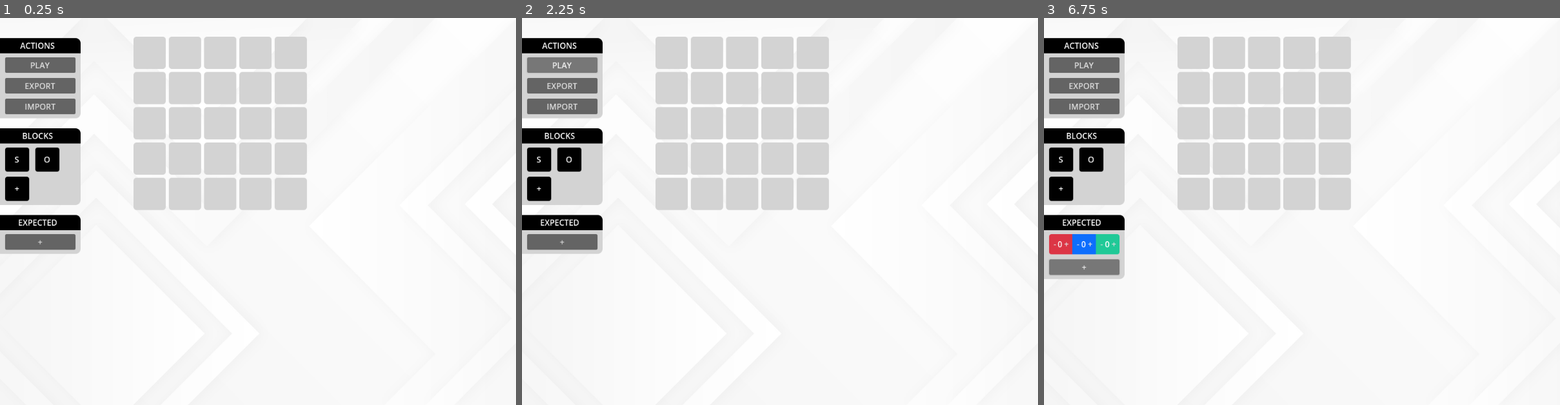
Above: before the commit, frames 1-3 (left to right).
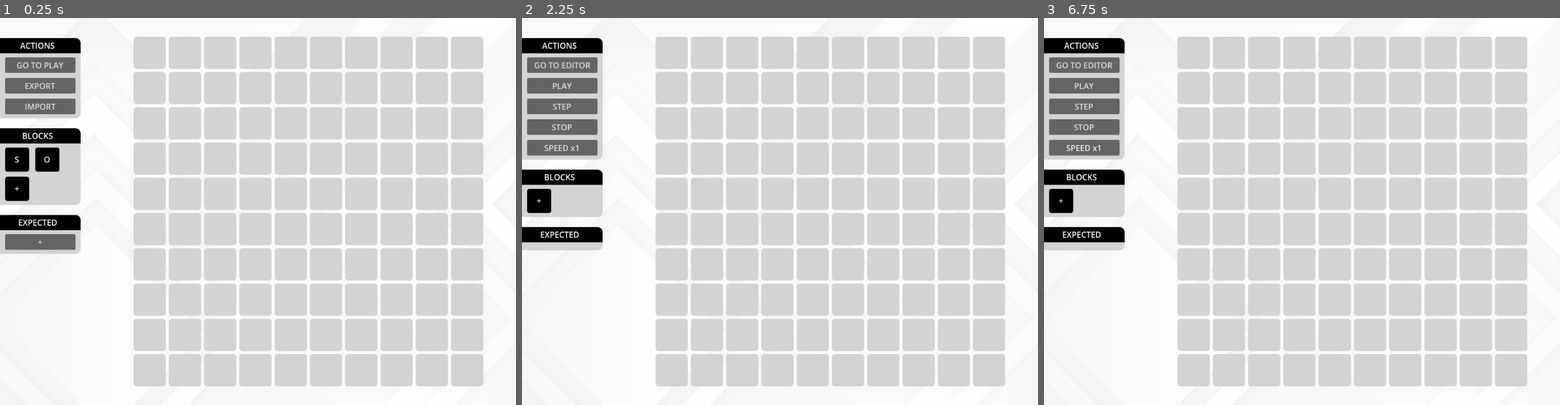
Above: after the commit, the same moments.

Repository: ricoapon/planet-cell
Game: Godot game, scene res://Scenes/Main.tscn
The game is run twice, just before and just after one commit, with the same random seed, the same clock (stepped at 60 frames per second) and the same inputs. Before the commit the project starts from res://Scenes/screens/EditGridScreen.tscn.
Inputs (mouse positions are in pixels of both pictures, inside the frame that each line leads up to):
- Up to frame 1 (0.25 s): no input
- Up to frame 2 (2.25 s): click "EXPORT" at 0.5 s; click "IMPORT" at 1.25 s; click "PLAY" (after the commit: "GO TO PLAY") at 2 s
- Up to frame 3 (6.75 s): click (1085, 64) at 2.75 s, where only the run after the commit has a clickable "GO TO EDITOR"; click "PLAY" (after the commit: "GO TO PLAY") at 3.5 s; click (1085, 107) at 4.25 s, where only the run after the commit has a clickable "STEP"; click (1085, 126) at 5 s, where only the run after the commit has a clickable "STOP"; click (1085, 149) at 5.75 s, where only the run after the commit has a clickable "SPEED x1"; click (1085, 242) at 6.5 s, where only the run before the commit has a clickable "+"

The runs differ from the first frame. In frame 1, 39% of the frame differs, in the area x 3-94%, y 4-96%; in frame 2, 43%; in frame 3, 44%, in the area x 0-94%, y 4-96%.

Commit message:
Add main scene to switch between screens

Diff:
--- /dev/null
+++ b/Scenes/Main.gd
@@ -0,0 +1,37 @@
+extends Control
+
+@onready var EditGridScreenScene = preload("res://scenes/screens/EditGridScreen.tscn")
+@onready var PlayGridScreenScene = preload("res://scenes/screens/PlayGridScreen.tscn")
+@onready var MenuScreenScene = preload("res://scenes/screens/MenuScreen.tscn")
+
+var current_screen
+
+func _ready():
+	# At some point I should switch this to load_editor().
+	load_editor(Grid.new(10, 10))
+
+func clear():
+	if current_screen == null:
+		return
+	current_screen.queue_free()
+	current_screen = null
+
+func load_menu_screen():
+	clear()
+	current_screen = MenuScreenScene.instantiate()
+	add_child(current_screen)
+	current_screen.connect("go_to_editor", load_editor)
+
+func load_editor(grid: Grid):
+	clear()
+	current_screen = EditGridScreenScene.instantiate()
+	add_child(current_screen)
+	current_screen.init(grid)
+	current_screen.connect("go_to_play_screen", load_play)
+
+func load_play(grid: Grid):
+	clear()
+	current_screen = PlayGridScreenScene.instantiate()
+	add_child(current_screen)
+	current_screen.init(grid)
+	current_screen.connect("go_to_editor", load_editor)
--- /dev/null
+++ b/Scenes/Main.tscn
@@ -0,0 +1,20 @@
+[gd_scene load_steps=3 format=3 uid="uid://dy4dooi088si3"]
+
+[ext_resource type="Script" uid="uid://m037x6xw1xv7" path="res://scenes/Main.gd" id="1_o0tnf"]
+[ext_resource type="Texture2D" uid="uid://bjwctq5vw5sjq" path="res://assets/Background.jpg" id="2_upctu"]
+
+[node name="Menu" type="Control"]
+layout_mode = 3
+anchors_preset = 15
+anchor_right = 1.0
+anchor_bottom = 1.0
+grow_horizontal = 2
+grow_vertical = 2
+script = ExtResource("1_o0tnf")
+
+[node name="Background" type="TextureRect" parent="."]
+layout_mode = 2
+offset_right = 1152.0
+offset_bottom = 768.0
+texture = ExtResource("2_upctu")
+expand_mode = 1
--- a/Scenes/Menu.gd
+++ /dev/null
@@ -1,50 +0,0 @@
-extends Node2D
-
-@onready var GridExecutionViewScene = preload("res://scenes/components/grids/GridExecutionView.tscn")
-
-var view: GridExecutionView
-
-func _ready():
-	# TODO: Have this until we can modify it in the GUI.
-	var output = SingleOutput.new()
-	output.add_color(SingleOutput.OutputColor.GREEN, 1)
-	var expected_output = OrderedOutput.new()
-	expected_output.next_row()
-	expected_output.add_output_to_current_row(output)
-	$Middle/GridView.grid.set_expected_output(expected_output)
-
-	var row1 = SingleOutput.new()
-	row1.add_color(SingleOutput.OutputColor.GREEN, 1)
-	row1.add_color(SingleOutput.OutputColor.RED, 2)
-	var row2 = SingleOutput.new()
-	row2.add_color(SingleOutput.OutputColor.GREEN, 4)
-	var ordered_output = OrderedOutput.new()
-	ordered_output.next_row()
-	ordered_output.add_output_to_current_row(row1)
-	ordered_output.next_row()
-	ordered_output.add_output_to_current_row(row2)
-	$OrderedOutputView.init(ordered_output, ordered_output)
-
-	# Just a test case for easy setup.
-	$Middle/GridView.place_block(Coordinate.new(5, 5), StarterBlock.new())
-	$Middle/GridView.place_block(Coordinate.new(7, 5), SplitBlock.new())
-	$Middle/GridView.place_block(Coordinate.new(9, 5), SplitBlock.new())
-	$Middle/GridView.place_block(Coordinate.new(7, 7), SplitBlock.new())
-	$Middle/GridView.place_block(Coordinate.new(9, 7), SplitBlock.new())
-	#$Middle/GridView.place_block(Coordinate.new(9, 13), OutputBlock.new(SingleOutput.OutputColor.YELLOW))
-	$Middle/GridView.add_edge(Coordinate.new(5, 5), Coordinate.new(7, 5))
-	$Middle/GridView.add_edge(Coordinate.new(7, 5), Coordinate.new(7, 7))
-	$Middle/GridView.add_edge(Coordinate.new(9, 5), Coordinate.new(9, 7))
-	$Middle/GridView.add_edge(Coordinate.new(7, 5), Coordinate.new(9, 5))
-	$Middle/GridView.add_edge(Coordinate.new(7, 7), Coordinate.new(9, 7))
-	#$Middle/GridView.add_edge(Coordinate.new(9, 7), Coordinate.new(9, 13))
-
-
-func _on_button_pressed() -> void:
-	var grid_execution_view = GridExecutionViewScene.instantiate()
-	grid_execution_view.init($Middle/GridView)
-	view = grid_execution_view
-	$Middle.add_child(view)
-
-func _on_button_2_pressed() -> void:
-	view.next_step()
--- a/Scenes/components/grids/GridView.gd
+++ b/Scenes/components/grids/GridView.gd
@@ -24,10 +24,21 @@
 	return style_box_flat
 
 func init(_grid: Grid):
-	grid = _grid
+	_init_grid(_grid)
 	# Make sure the grid is the size we need for drag and drop stuff.
 	size = Vector2(grid.width * (CELL_SIZE + spacing), grid.height * (CELL_SIZE + spacing))
 	queue_redraw()
+
+# The methods in this class assume we start with an empty grid. So we have to "rebuild"
+# the grids using the methods.
+func _init_grid(old_grid: Grid):
+	grid = Grid.new(old_grid.width, old_grid.height)
+	for coordinate in old_grid.coordinates.values():
+		place_block(coordinate, old_grid.getBlock(coordinate))
+	for edge in old_grid.edges.edges.values():
+		add_edge(edge.from, edge.to)
+	# We want to keep the same reference, so we use the old grid.
+	grid = old_grid
 
 func _draw():
 	if grid == null:
--- a/Scenes/menu.tscn
+++ /dev/null
@@ -1,80 +0,0 @@
-[gd_scene load_steps=6 format=3 uid="uid://dy4dooi088si3"]
-
-[ext_resource type="PackedScene" uid="uid://cj5037ryd1xpn" path="res://scenes/components/grids/GridView.tscn" id="1_11y2r"]
-[ext_resource type="Script" uid="uid://m037x6xw1xv7" path="res://scenes/Menu.gd" id="1_o0tnf"]
-[ext_resource type="PackedScene" uid="uid://qppng80r2fw1" path="res://scenes/components/blocks/DraggableBlock.tscn" id="2_upctu"]
-[ext_resource type="PackedScene" uid="uid://dc4mry44mnibi" path="res://scenes/components/menu/SidePanel.tscn" id="4_jmdev"]
-[ext_resource type="PackedScene" uid="uid://b7ack6a2rvejj" path="res://scenes/components/output/OrderedOutputView.tscn" id="4_o0tnf"]
-
-[node name="Menu" type="Node2D"]
-script = ExtResource("1_o0tnf")
-
-[node name="OrderedOutputView" parent="." instance=ExtResource("4_o0tnf")]
-offset_bottom = 50.0
-
-[node name="Middle" type="Node2D" parent="."]
-position = Vector2(100, 0)
-
-[node name="BlackGridBackground" type="ColorRect" parent="Middle"]
-offset_right = 500.0
-offset_bottom = 500.0
-color = Color(0, 0, 0, 1)
-metadata/_edit_use_anchors_ = true
-
-[node name="GridView" parent="Middle" instance=ExtResource("1_11y2r")]
-offset_left = 10.0
-offset_top = 10.0
-offset_right = 10.0
-offset_bottom = 10.0
-metadata/_edit_use_anchors_ = true
-
-[node name="Bottom" type="ColorRect" parent="Middle"]
-offset_top = 500.0
-offset_right = 500.0
-offset_bottom = 600.0
-metadata/_edit_use_anchors_ = true
-
-[node name="Button" type="Button" parent="Middle"]
-offset_left = 360.0
-offset_top = 517.0
-offset_right = 458.0
-offset_bottom = 548.0
-text = "PLAY"
-metadata/_edit_use_anchors_ = true
-
-[node name="Button2" type="Button" parent="Middle"]
-offset_left = 359.0
-offset_top = 554.0
-offset_right = 457.0
-offset_bottom = 585.0
-text = "STEP"
-metadata/_edit_use_anchors_ = true
-
-[node name="SidePanel" parent="." instance=ExtResource("4_jmdev")]
-offset_top = 72.0
-offset_bottom = 314.0
-
-[node name="DraggableBlockStarter" parent="SidePanel/VBoxContainer" index="0" instance=ExtResource("2_upctu")]
-layout_mode = 2
-size_flags_horizontal = 4
-size_flags_vertical = 4
-block_type = 2
-metadata/_edit_use_anchors_ = true
-
-[node name="DraggableBlockSplit" parent="SidePanel/VBoxContainer" index="1" instance=ExtResource("2_upctu")]
-layout_mode = 2
-size_flags_horizontal = 4
-size_flags_vertical = 4
-block_type = 1
-metadata/_edit_use_anchors_ = true
-
-[node name="DraggableBlockOutput" parent="SidePanel/VBoxContainer" index="2" instance=ExtResource("2_upctu")]
-layout_mode = 2
-size_flags_horizontal = 4
-size_flags_vertical = 4
-metadata/_edit_use_anchors_ = true
-
-[connection signal="pressed" from="Middle/Button" to="." method="_on_button_pressed"]
-[connection signal="pressed" from="Middle/Button2" to="." method="_on_button_2_pressed"]
-
-[editable path="SidePanel"]
--- a/Scenes/screens/EditGridScreen.gd
+++ b/Scenes/screens/EditGridScreen.gd
@@ -1,11 +1,15 @@
 class_name EditGridScreen
 extends Control
 
-func init(grid: Grid):
+var grid: Grid
+
+func init(_grid: Grid):
+	grid = _grid
 	var edit_ordered_output_view = $VBoxContainer/ExpectedSidePanel/VBoxContainer/MarginContainer/VBoxContainer/EditOrderedOutputView
 	edit_ordered_output_view.init(null, grid.expected_output)
 	$GridView.init(grid)
 
-# TODO: remove after testing
-func _ready():
-	init(Grid.new(5, 5))
+signal go_to_play_screen(grid: Grid)
+
+func _on_play_button_pressed() -> void:
+	go_to_play_screen.emit(grid)
--- a/Scenes/screens/EditGridScreen.tscn
+++ b/Scenes/screens/EditGridScreen.tscn
@@ -35,6 +35,7 @@
 
 [node name="PlayButton" parent="VBoxContainer/ActionsSidePanel/VBoxContainer/MarginContainer/VBoxContainer" index="0" instance=ExtResource("3_7god6")]
 layout_mode = 2
+text = "GO TO PLAY"
 
 [node name="ExportButton" parent="VBoxContainer/ActionsSidePanel/VBoxContainer/MarginContainer/VBoxContainer" index="1" instance=ExtResource("3_7god6")]
 layout_mode = 2
@@ -85,6 +86,8 @@
 offset_right = 983.0
 offset_bottom = 737.0
 
+[connection signal="pressed" from="VBoxContainer/ActionsSidePanel/VBoxContainer/MarginContainer/VBoxContainer/PlayButton" to="." method="_on_play_button_pressed"]
+
 [editable path="VBoxContainer/ActionsSidePanel"]
 [editable path="VBoxContainer/BlocksSidePanel"]
 [editable path="VBoxContainer/ExpectedSidePanel"]
--- /dev/null
+++ b/Scenes/screens/MenuScreen.gd
@@ -0,0 +1,7 @@
+class_name MenuScreen
+extends Control
+
+signal go_to_editor(grid: Grid)
+
+func _on_editor_button_pressed() -> void:
+	go_to_editor.emit(Grid.new(10, 10))
--- a/Scenes/screens/MenuScreen.tscn
+++ b/Scenes/screens/MenuScreen.tscn
@@ -1,5 +1,40 @@
-[gd_scene format=3 uid="uid://cxaom2fpckfl0"]
+[gd_scene load_steps=2 format=3 uid="uid://cxaom2fpckfl0"]
 
-[node name="MenuScreen" type="Control"]
-layout_mode = 3
-anchors_preset = 0
+[ext_resource type="Script" uid="uid://c2llq1xbhncjn" path="res://scenes/screens/MenuScreen.gd" id="1_cf684"]
+
+[node name="MenuScreen" type="VBoxContainer"]
+anchors_preset = 15
+anchor_right = 1.0
+anchor_bottom = 1.0
+grow_horizontal = 2
+grow_vertical = 2
+script = ExtResource("1_cf684")
+
+[node name="PanelContainer" type="Control" parent="."]
+layout_mode = 2
+size_flags_vertical = 3
+
+[node name="VBoxContainer" type="VBoxContainer" parent="PanelContainer"]
+layout_mode = 2
+offset_left = 198.0
+offset_top = 298.0
+offset_right = 825.0
+offset_bottom = 470.0
+size_flags_horizontal = 4
+size_flags_vertical = 4
+
+[node name="TitleLabel" type="Label" parent="PanelContainer/VBoxContainer"]
+layout_mode = 2
+size_flags_horizontal = 4
+size_flags_vertical = 6
+theme_override_colors/font_color = Color(0, 0, 0, 1)
+theme_override_font_sizes/font_size = 100
+text = "PLANET CELL"
+
+[node name="EditorButton" type="Button" parent="PanelContainer/VBoxContainer"]
+layout_mode = 2
+size_flags_horizontal = 4
+size_flags_vertical = 6
+text = "EDITOR"
+
+[connection signal="pressed" from="PanelContainer/VBoxContainer/EditorButton" to="." method="_on_editor_button_pressed"]
--- a/Scenes/screens/PlayGridScreen.gd
+++ b/Scenes/screens/PlayGridScreen.gd
@@ -1,11 +1,15 @@
 class_name PlayGridScreen
 extends Control
 
-func init(grid: Grid):
+var grid: Grid
+
+func init(_grid: Grid):
+	grid = _grid
 	var ordered_output_view = $VBoxContainer/ExpectedSidePanel/VBoxContainer/MarginContainer/VBoxContainer/OrderedOutputView
 	ordered_output_view.init(null, grid.expected_output)
 	$GridView.init(grid)
 
-# TODO: remove after testing
-func _ready():
-	init(Grid.new(5, 5))
+signal go_to_editor(grid: Grid)
+
+func _on_editor_button_pressed() -> void:
+	go_to_editor.emit(grid)
--- a/Scenes/screens/PlayGridScreen.tscn
+++ b/Scenes/screens/PlayGridScreen.tscn
@@ -33,18 +33,22 @@
 layout_mode = 2
 size_flags_vertical = 0
 
-[node name="PlayButton" parent="VBoxContainer/ActionsSidePanel/VBoxContainer/MarginContainer/VBoxContainer" index="0" instance=ExtResource("4_mgtm6")]
+[node name="EditorButton" parent="VBoxContainer/ActionsSidePanel/VBoxContainer/MarginContainer/VBoxContainer" index="0" instance=ExtResource("4_mgtm6")]
+layout_mode = 2
+text = "GO TO EDITOR"
+
+[node name="PlayButton" parent="VBoxContainer/ActionsSidePanel/VBoxContainer/MarginContainer/VBoxContainer" index="1" instance=ExtResource("4_mgtm6")]
 layout_mode = 2
 
-[node name="StepButton" parent="VBoxContainer/ActionsSidePanel/VBoxContainer/MarginContainer/VBoxContainer" index="1" instance=ExtResource("4_mgtm6")]
+[node name="StepButton" parent="VBoxContainer/ActionsSidePanel/VBoxContainer/MarginContainer/VBoxContainer" index="2" instance=ExtResource("4_mgtm6")]
 layout_mode = 2
-text = "EXPORT"
+text = "STEP"
 
-[node name="StopButton" parent="VBoxContainer/ActionsSidePanel/VBoxContainer/MarginContainer/VBoxContainer" index="2" instance=ExtResource("4_mgtm6")]
+[node name="StopButton" parent="VBoxContainer/ActionsSidePanel/VBoxContainer/MarginContainer/VBoxContainer" index="3" instance=ExtResource("4_mgtm6")]
 layout_mode = 2
-text = "IMPORT"
+text = "STOP"
 
-[node name="SpeedButton" parent="VBoxContainer/ActionsSidePanel/VBoxContainer/MarginContainer/VBoxContainer" index="3" instance=ExtResource("4_mgtm6")]
+[node name="SpeedButton" parent="VBoxContainer/ActionsSidePanel/VBoxContainer/MarginContainer/VBoxContainer" index="4" instance=ExtResource("4_mgtm6")]
 layout_mode = 2
 text = "SPEED x1"
 
@@ -78,6 +82,8 @@
 offset_right = 983.0
 offset_bottom = 737.0
 
+[connection signal="pressed" from="VBoxContainer/ActionsSidePanel/VBoxContainer/MarginContainer/VBoxContainer/EditorButton" to="." method="_on_editor_button_pressed"]
+
 [editable path="VBoxContainer/ActionsSidePanel"]
 [editable path="VBoxContainer/BlocksSidePanel"]
 [editable path="VBoxContainer/ExpectedSidePanel"]
--- a/project.godot
+++ b/project.godot
@@ -11,7 +11,7 @@
 [application]
 
 config/name="Planet Cell"
-run/main_scene="uid://cky1vttdixbsd"
+run/main_scene="uid://dy4dooi088si3"
 config/features=PackedStringArray("4.4", "GL Compatibility")
 config/icon="res://icon.svg"
 
--- a/scripts/logic/grids/Grid.gd
+++ b/scripts/logic/grids/Grid.gd
@@ -21,6 +21,7 @@
 	coordinates[coordinate.as_string()] = coordinate
 func erase_block(coordinate: Coordinate):
 	grid.erase(coordinate.as_string())
+	coordinates.erase(coordinate.as_string())
 func getBlock(coordinate: Coordinate) -> AbstractBlock:
 	return grid[coordinate.as_string()]
 func add_edge(from: Coordinate, to: Coordinate):
Renamed: Scenes/Menu.gd.uid -> Scenes/Main.gd.uid
Not shown, added: Scenes/screens/MenuScreen.gd.uid
